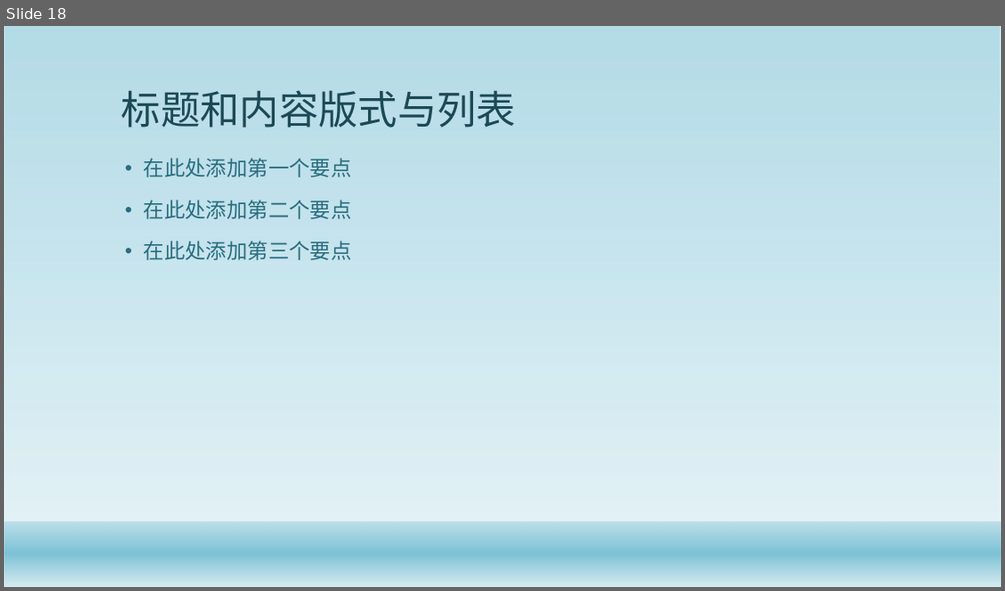
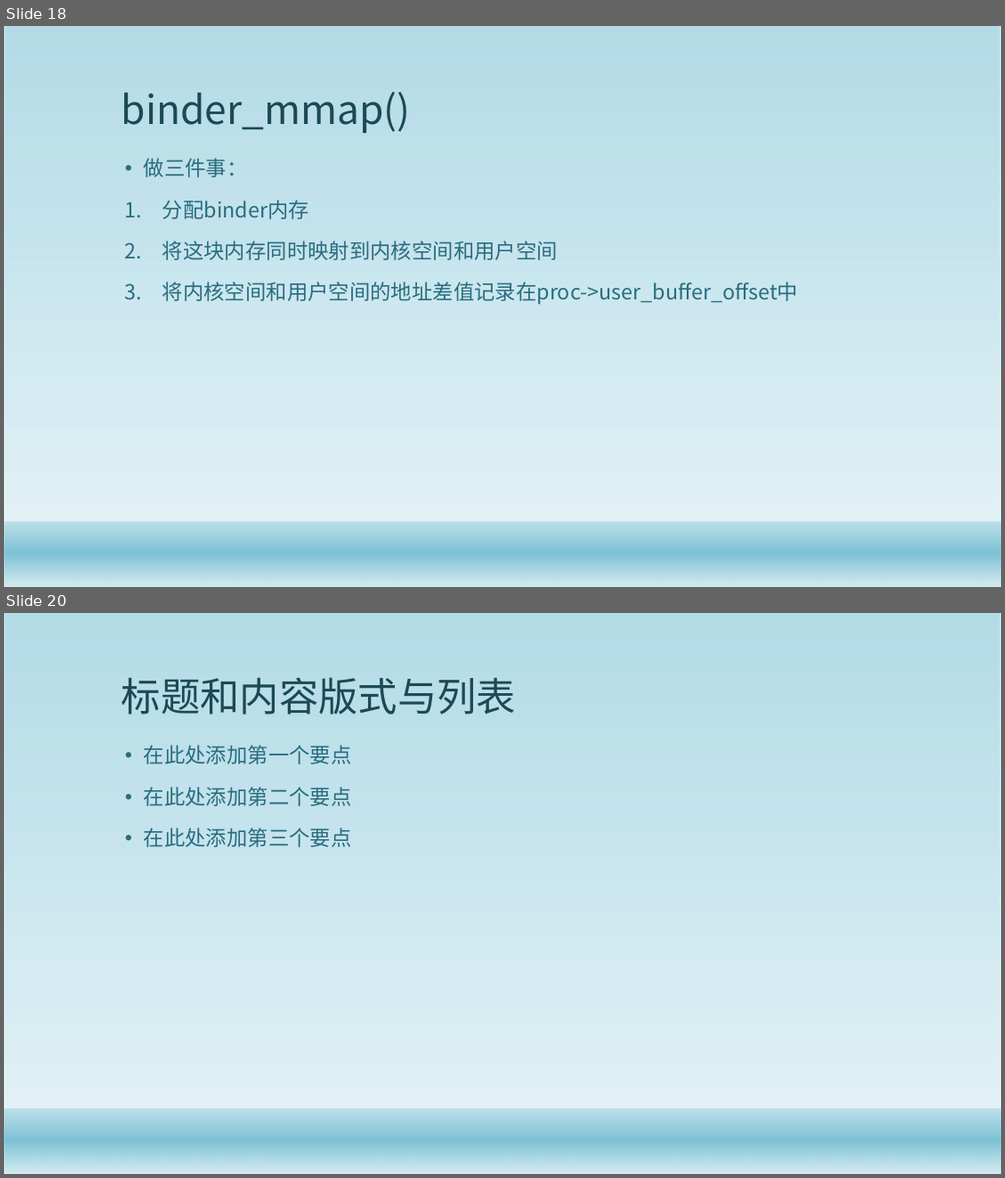
Before and after one commit to gaozhuo/binder-, a slide deck: 技术分享.pptx. Shown one above the other, each under a label of ours: slide 18 before the commit, slides 18 and 20 after it; the slides between them are not shown. The pictures are 1005x591 and 1005x1178 pixels, drawn with LibreOffice and Linux fonts; fonts in the diff are those of the drawing; background and template pictures are left out. Boxes give left, top, right and bottom in pixels: in the first picture for what was removed or moved away, otherwise in the second. Text is boxed around its words. In the diff, an @@ line names an element or a change of style, - is before the commit and + after.

```diff
--- a/技术分享.pptx
+++ b/技术分享.pptx
@@ slide 18 added at (4,26,1001,587), background #FFFFFF; not listed: 2 template elements that a slide beside it also shows @@
@@ title added at (121,92,411,133), 38 pt, text #1B4855 @@
+binder_mmap()
@@ text added at (144,158,798,305), 20 pt, text #296D7F @@
+• 做三件事：
+1. 分配binder内存
+2. 将这块内存同时映射到内核空间和用户空间
+3. 将内核空间和用户空间的地址差值记录在proc->user_buffer_offset中
@@ what was slide 18 is now slide 20 @@
```
Also in this commit, not shown: 1 slide changed, 1 other slide added, 1 other file.
